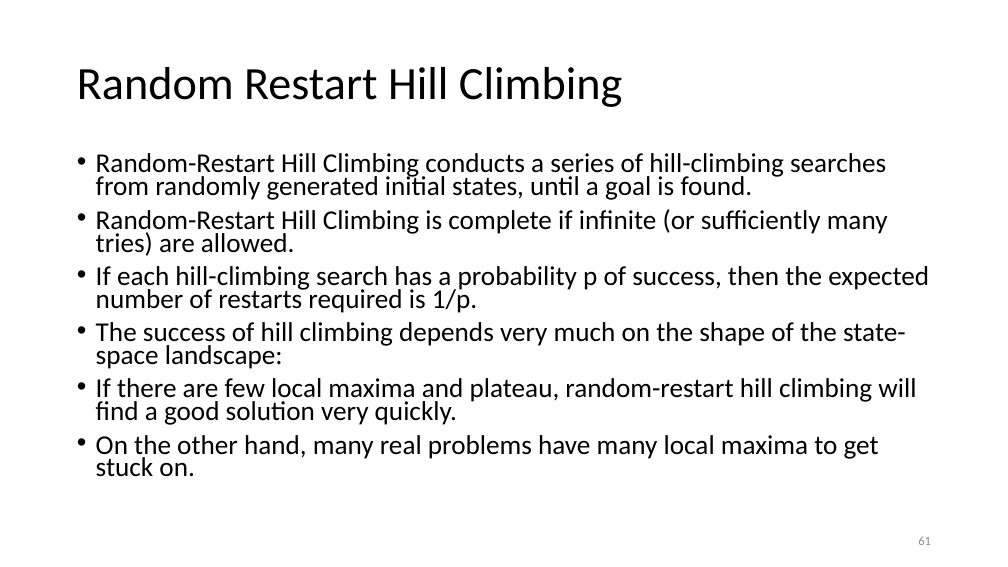
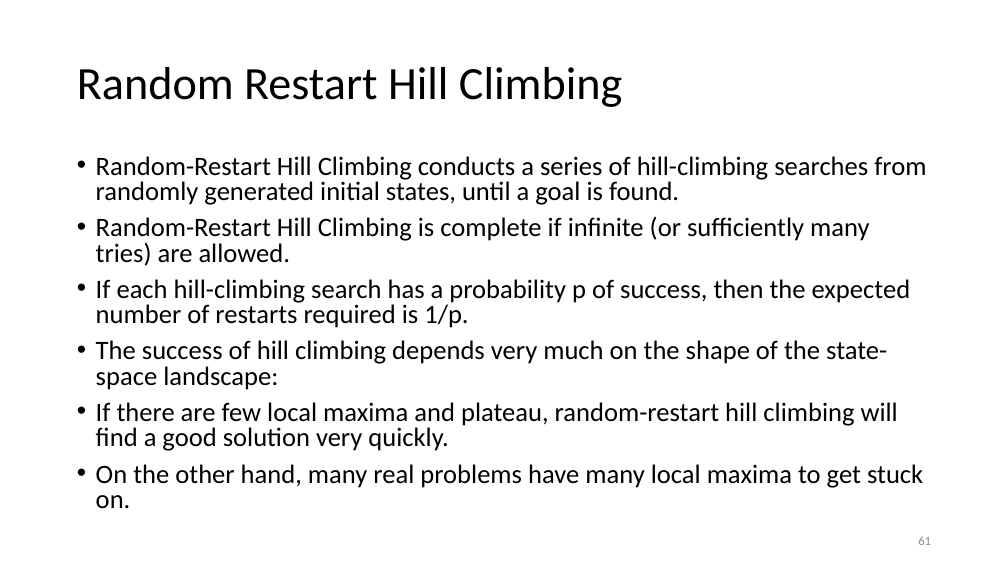
Before and after one commit to imranbuttcodes/SEMESTER_5, a slide deck: slide 61 of Artificial Intelligence/Course Material/Lec_08_Local Search.pptx. Drawn at 1008x567 pixels with LibreOffice and Linux fonts; fonts in the diff are those of the drawing. Boxes give left, top, right and bottom in pixels: in the first picture for what was removed or moved away, otherwise in the second. Text is boxed around its words. In the diff, an @@ line names an element or a change of style, - is before the commit and + after.

```diff
--- a/Artificial Intelligence/Course Material/Lec_08_Local Search.pptx
+++ b/Artificial Intelligence/Course Material/Lec_08_Local Search.pptx
@@ text "Random-Restart Hill Climbing conducts a ..." at (x1=96, y1=156, x2=926, y2=509): size 25.9 to 25.3 pt; line spacing 0.7 to 0.8 @@
```
Also in this commit, not shown: 32 other slides changed, 9 other files.
